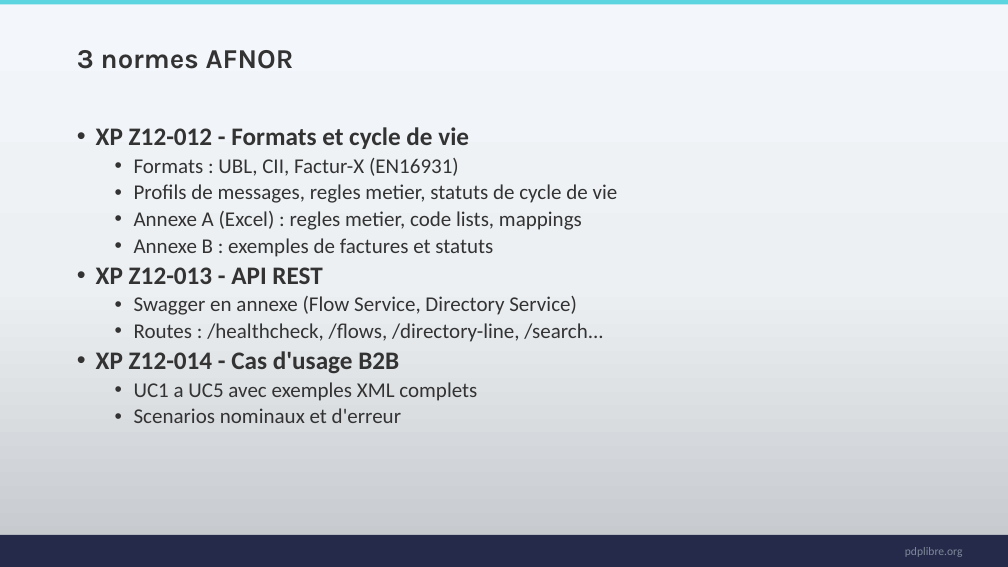
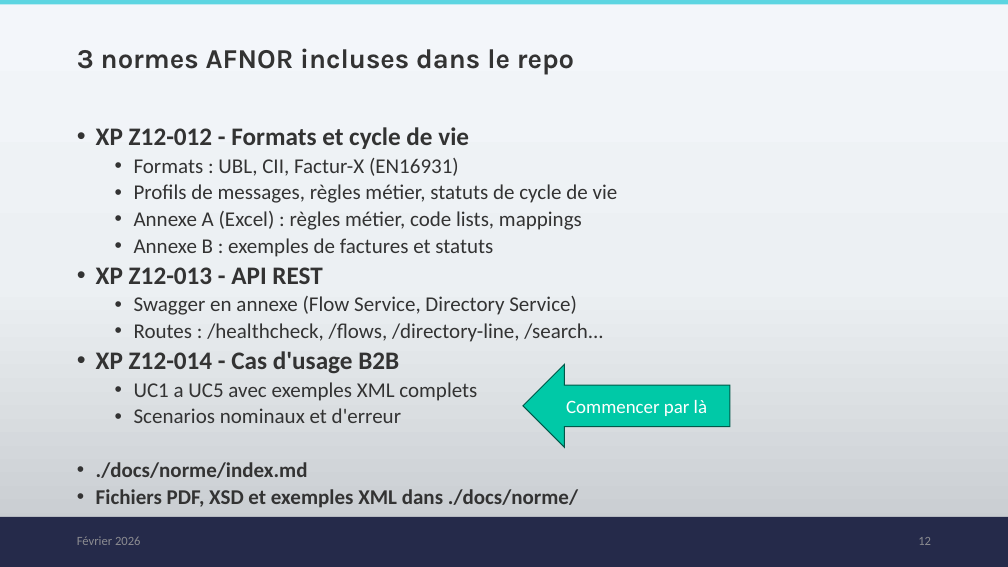
Before and after one commit to PDP-Libre/PA_Communautaire, a slide deck: slide 12 of docs/00_onboarding/onboarding.pptx. Drawn at 1008x567 pixels with LibreOffice and Linux fonts; fonts in the diff are those of the drawing; background and template pictures are left out. Boxes give left, top, right and bottom in pixels: in the first picture for what was removed or moved away, otherwise in the second. Text is boxed around its words. In the diff, an @@ line names an element or a change of style, - is before the commit and + after.

```diff
--- a/docs/00_onboarding/onboarding.pptx
+++ b/docs/00_onboarding/onboarding.pptx
@@ title at [77,48,574,75]: text changed @@
-3 normes AFNOR
+3 normes AFNOR incluses dans le repo
@@ text at [134,184,618,230]: text changed @@
-  • Profils de messages, regles metier, statuts de cycle de vie
-  • Annexe A (Excel) : regles metier, code lists, mappings
+  • Profils de messages, règles métier, statuts de cycle de vie
+  • Annexe A (Excel) : règles métier, code lists, mappings
@@ left arrow added at [523,364,730,448], fill #00C9A7, outline #005849 1 pt, 18 pt, text #FFFFFF @@
+Commencer par là
@@ text at [96,462,578,508]: paragraphs added @@
+• ./docs/norme/index.md
+• Fichiers PDF, XSD et exemples XML dans ./docs/norme/
@@ rectangle: place and size @@
-rectangle at [0,535,1008,567]
+rectangle at [0,517,1008,567]
@@ text added at [77,536,141,545], 12 pt, text #8D8D92 @@
+Février 2026
@@ page number added at [918,537,931,545], 12 pt, text #8D8D92 @@
+12
@@ text removed at [905,547,963,557] @@
-pdplibre.org
```
Also in this commit, not shown: 40 other slides changed, 1 slide added.
